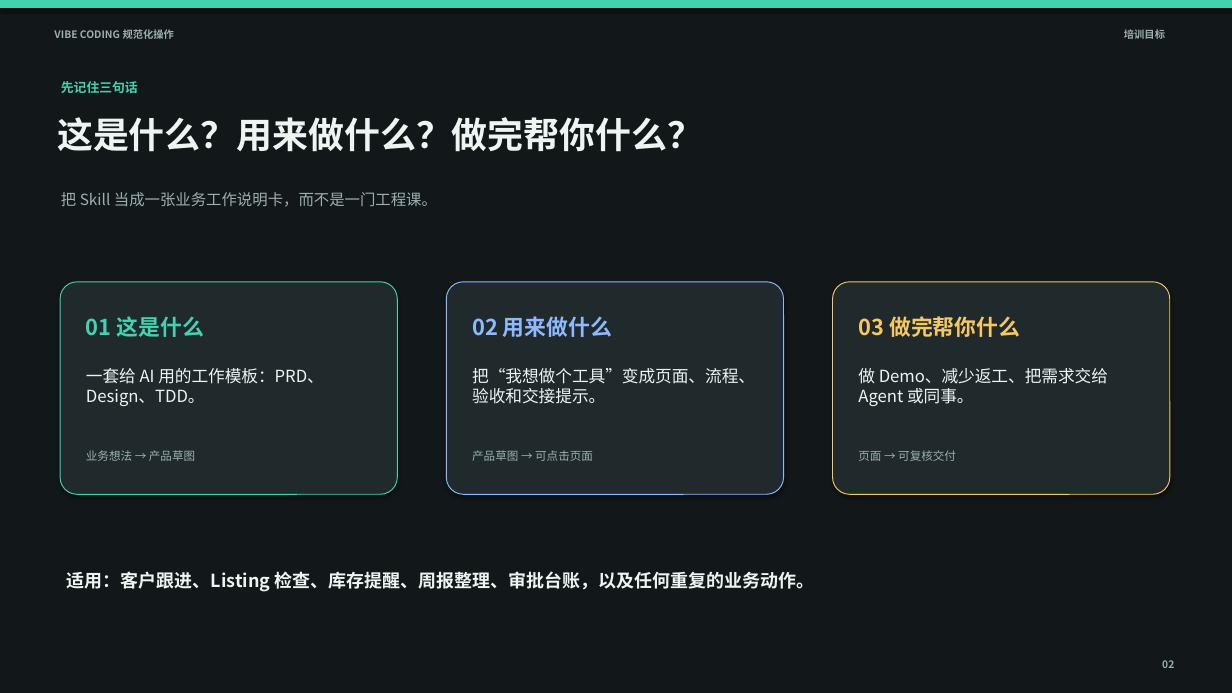
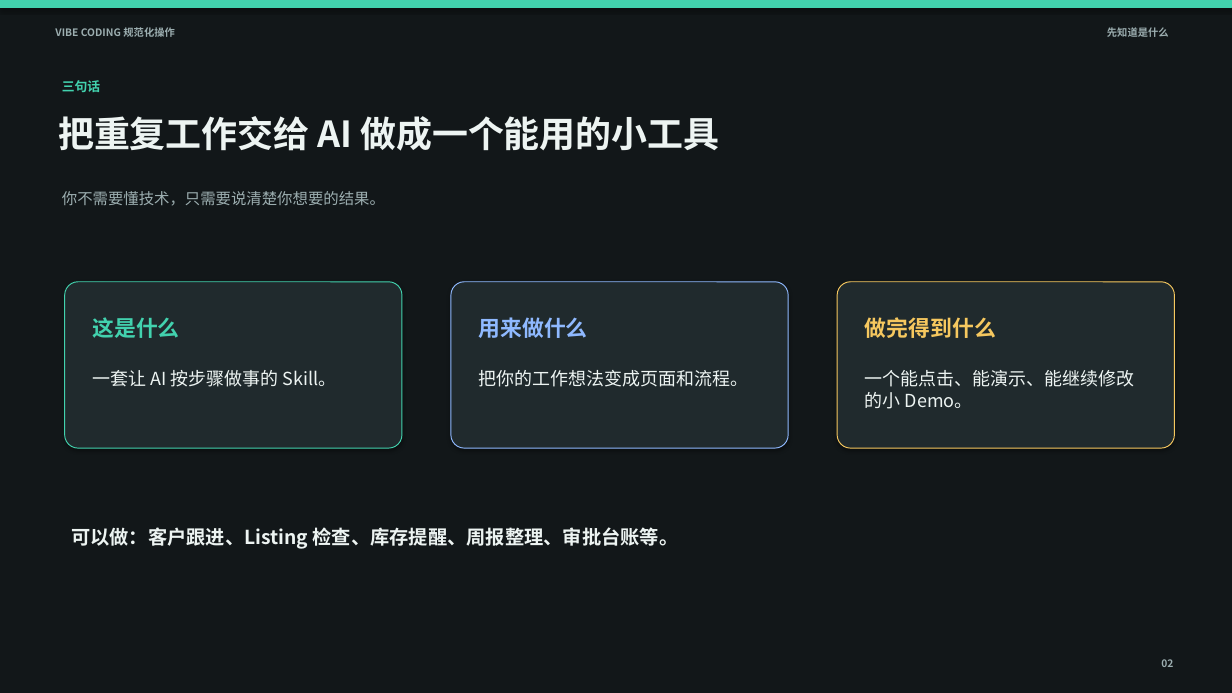
Before and after one commit to mozhou580-lgtm/vibe-coding-standardized-operation, a slide deck: slide 2 of training/Vibe Coding 规范化操作_培训演示.pptx. Drawn at 1232x693 pixels with LibreOffice and Linux fonts; fonts in the diff are those of the drawing. Boxes give left, top, right and bottom in pixels: in the first picture for what was removed or moved away, otherwise in the second. Text is boxed around its words. In the diff, an @@ line names an element or a change of style, - is before the commit and + after.

```diff
--- a/training/Vibe Coding 规范化操作_培训演示.pptx
+++ b/training/Vibe Coding 规范化操作_培训演示.pptx
@@ text at bbox=[1107, 27, 1169, 37]: text changed @@
-培训目标
+先知道是什么
@@ text at bbox=[62, 80, 100, 92]: text changed @@
-先记住三句话
+三句话
@@ text at bbox=[58, 116, 719, 151]: text changed @@
-这是什么？用来做什么？做完帮你什么？
+把重复工作交给 AI 做成一个能用的小工具
@@ text at bbox=[62, 191, 385, 206]: text changed @@
-把 Skill 当成一张业务工作说明卡，而不是一门工程课。
+你不需要懂技术，只需要说清楚你想要的结果。
@@ rounded rectangle: place and size @@
-rounded rectangle at bbox=[60, 282, 397, 494]
+rounded rectangle at bbox=[65, 282, 402, 448]
@@ rounded rectangle: place and size @@
-rounded rectangle at bbox=[446, 282, 784, 494]
+rounded rectangle at bbox=[451, 282, 788, 448]
@@ rounded rectangle: place and size @@
-rounded rectangle at bbox=[833, 282, 1170, 494]
+rounded rectangle at bbox=[837, 282, 1175, 448]
@@ text at bbox=[92, 317, 179, 338]: text changed @@
-01 这是什么
+这是什么
@@ text at bbox=[479, 317, 588, 338]: text changed @@
-02 用来做什么
+用来做什么
@@ text at bbox=[865, 317, 996, 338]: text changed @@
-03 做完帮你什么
+做完得到什么
@@ text at bbox=[92, 370, 337, 387]: text changed; size 13 to 14 pt @@
-一套给 AI 用的工作模板：PRD、Design、TDD。
+一套让 AI 按步骤做事的 Skill。
@@ text at bbox=[479, 370, 749, 387]: text changed; size 13 to 14 pt @@
-把“我想做个工具”变成页面、流程、验收和交接提示。
+把你的工作想法变成页面和流程。
@@ text removed at bbox=[858, 368, 1108, 406] @@
-做 Demo、减少返工、把需求交给 Agent 或同事。
@@ text added at bbox=[865, 370, 1135, 409], 14 pt, text #EDF4F2 @@
+一个能点击、能演示、能继续修改的小 Demo。
@@ text removed at bbox=[86, 450, 195, 461] @@
-业务想法 → 产品草图
@@ text removed at bbox=[472, 450, 593, 461] @@
-产品草图 → 可点击页面
@@ text removed at bbox=[858, 450, 956, 461] @@
-页面 → 可复核交付
@@ text at bbox=[71, 527, 679, 549]: text changed; size 14 to 15 pt @@
-适用：客户跟进、Listing 检查、库存提醒、周报整理、审批台账，以及任何重复的业务动作。
+可以做：客户跟进、Listing 检查、库存提醒、周报整理、审批台账等。
```
Also in this commit, not shown: 1 other slide changed, 5 slides added, 17 slides removed.
